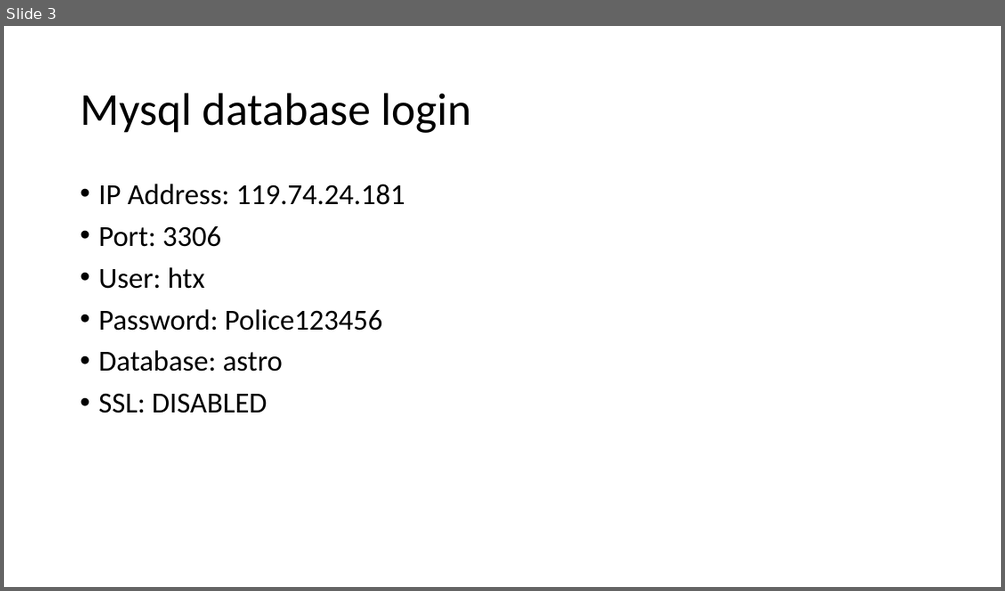
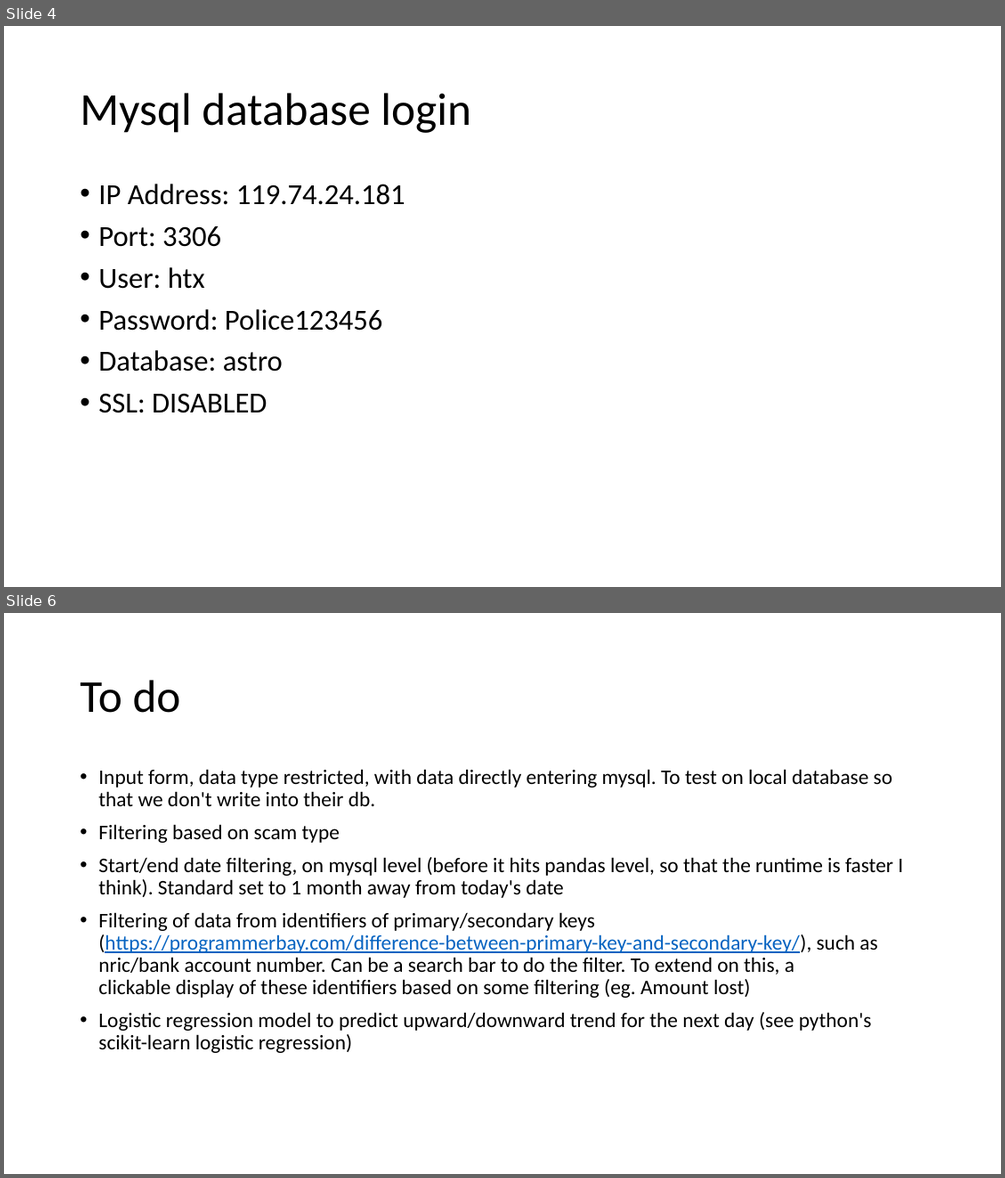
Before and after one commit to gengyudong/HTX-ASC-Dashboard, a slide deck: ASC dashboard.pptx. Shown one above the other, each under a label of ours: slide 3 before the commit, slides 4 and 6 after it; the slides between them are not shown. The pictures are 1005x591 and 1005x1178 pixels, drawn with LibreOffice and Linux fonts; fonts in the diff are those of the drawing. Boxes give left, top, right and bottom in pixels: in the first picture for what was removed or moved away, otherwise in the second. Text is boxed around its words. In the diff, an @@ line names an element or a change of style, - is before the commit and + after.

```diff
--- a/ASC dashboard.pptx
+++ b/ASC dashboard.pptx
@@ slide 6 added at (4, 613, 1001, 1174), background #FFFFFF @@
@@ title added at (80, 680, 181, 713), 44 pt, text #000000 @@
+To do
@@ text added at (98, 769, 903, 1053), 20 pt, text #000000 @@
+• Input form, data type restricted, with data directly entering mysql. To test on local database so that we don't write into their db.
+• Filtering based on scam type
+• Start/end date filtering, on mysql level (before it hits pandas level, so that the runtime is faster I think). Standard set to 1 month away from today's date
+• Filtering of data from identifiers of primary/secondary keys (https://programmerbay.com/difference-between-primary-key-and-secondary-key/), such as nric/bank account number. Can be a search bar to do the filter. To extend on this, a clickable display of these identifiers based on some filtering (eg. Amount lost)
+• Logistic regression model to predict upward/downward trend for the next day (see python's scikit-learn logistic regression)
@@ what was slide 3 is now slide 4 @@
```
Also in this commit, not shown: 2 other slides added, 6 other files.
